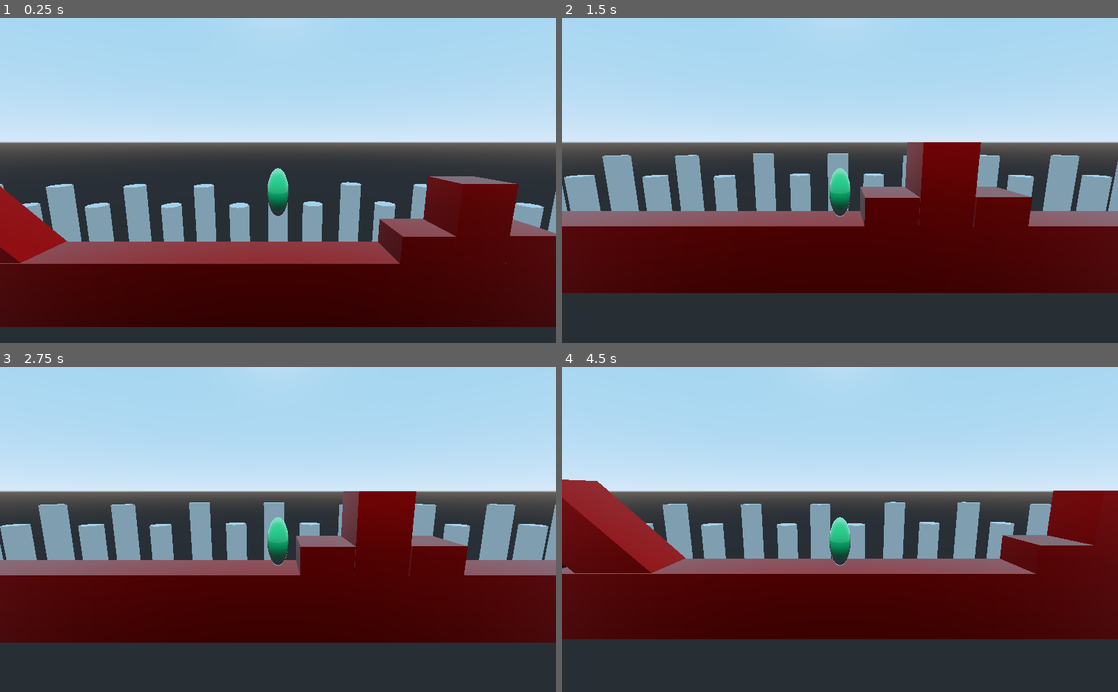
Above: before the commit, frames 1-4 (two rows, left to right).
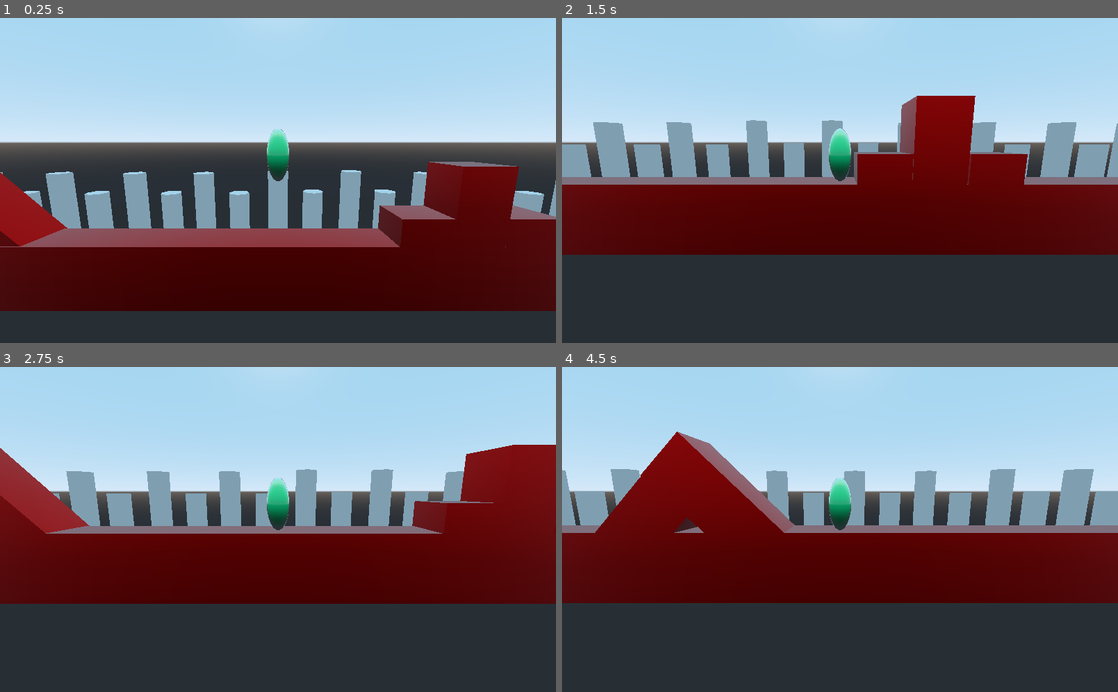
Above: after the commit, the same moments.

Repository: TresSims/YAPP
Game: Godot game, scene res://Start.tscn
Same seed, same stepped clock (60 frames per second), same inputs: the game is played once before the commit and once after it.
Inputs:
- Up to frame 1 (0.25 s): no input
- Up to frame 2 (1.5 s): hold Right (ui_right) 0.53-1.28 s; hold Left (ui_left) from 1.28 s (still down)
- Up to frame 3 (2.75 s): release Left (ui_left) at 2.03 s; hold Right (ui_right) from 2.03 s (still down)
- Up to frame 4 (4.5 s): release Right (ui_right) at 2.78 s; hold Up (ui_up) 2.78-3.53 s; hold Left (ui_left) from 3.53 s (still down)

The runs differ from the first frame. In frame 1, 17% of the frame differs, in the area x 0-100%, y 34-96%; in frame 2, 33%; in frame 3, 37%, in the area x 0-100%, y 23-85%; in frame 4, 35%.

Commit message:
No jumping when off the ground

Diff:
--- a/Start.tscn
+++ b/Start.tscn
@@ -20,21 +20,25 @@
 [node name="Spatial" type="Spatial"]
 
 [node name="RigidBody" type="RigidBody" parent="."]
-transform = Transform( 1, 0, 0, 0, 1, 0, 0, 0, 1, 0, 1, 0 )
+transform = Transform( 1, 0, 0, 0, 1, 0, 0, 0, 1, 0, 3.385, 0 )
 mode = 2
 script = ExtResource( 1 )
 
 [node name="CollisionShape" type="CollisionShape" parent="RigidBody"]
-transform = Transform( 0.436022, 0, 0, 0, -1.9059e-08, -0.43602, 0, 0.436022, -1.90591e-08, 0, 2.45701, -0.456511 )
+transform = Transform( 0.436022, 0, 0, 0, -1.9059e-08, -0.43602, 0, 0.436022, -1.90591e-08, 0, 1, 0 )
 shape = SubResource( 1 )
 
 [node name="Model" type="CSGSphere" parent="RigidBody"]
-transform = Transform( 0.436022, 0, 0, 0, 1.02349, 0, 0, 0, 0.436022, 0, 2.45701, -0.456511 )
+transform = Transform( 0.436022, 0, 0, 0, 1.02349, 0, 0, 0, 0.436022, 0, 1, 0 )
 rings = 12
 material = SubResource( 2 )
 
 [node name="Camera" type="Camera" parent="RigidBody"]
-transform = Transform( 1, 0, 0, 0, 0.986707, 0.162512, 0, -0.162512, 0.986706, 0, 4.51488, 8.90998 )
+transform = Transform( 1, 0, 0, 0, 0.986707, 0.162512, 0, -0.162512, 0.986706, 0, 1.5, 9 )
+
+[node name="DownRay" type="RayCast" parent="RigidBody"]
+enabled = true
+cast_to = Vector3( 0, -0.2, 0 )
 
 [node name="FG" type="Spatial" parent="."]
 
--- a/scripts/Mechanics.gd
+++ b/scripts/Mechanics.gd
@@ -5,7 +5,9 @@
 
 const MAX_SPEED = 25
 
-var vel = Vector3(0,0,0);
+var vel = Vector3(0,0,0)
+
+onready var DownRay = get_node("DownRay")
 
 func _physics_process(delta):
 	process_input(delta)
@@ -19,7 +21,7 @@
 	if Input.is_action_pressed("ui_left"):
 		vel.x -= 1
 
-	if Input.is_action_just_pressed("ui_up"):
+	if Input.is_action_just_pressed("ui_up")  && on_ground():
 		vel.y += 1
 
 	if not Input.is_action_pressed("ui_up"):
@@ -38,3 +40,6 @@
 
 func process_decay(delta):
 	vel = Vector3(0, 0, 0)
+
+func on_ground():
+	return DownRay.is_colliding()
